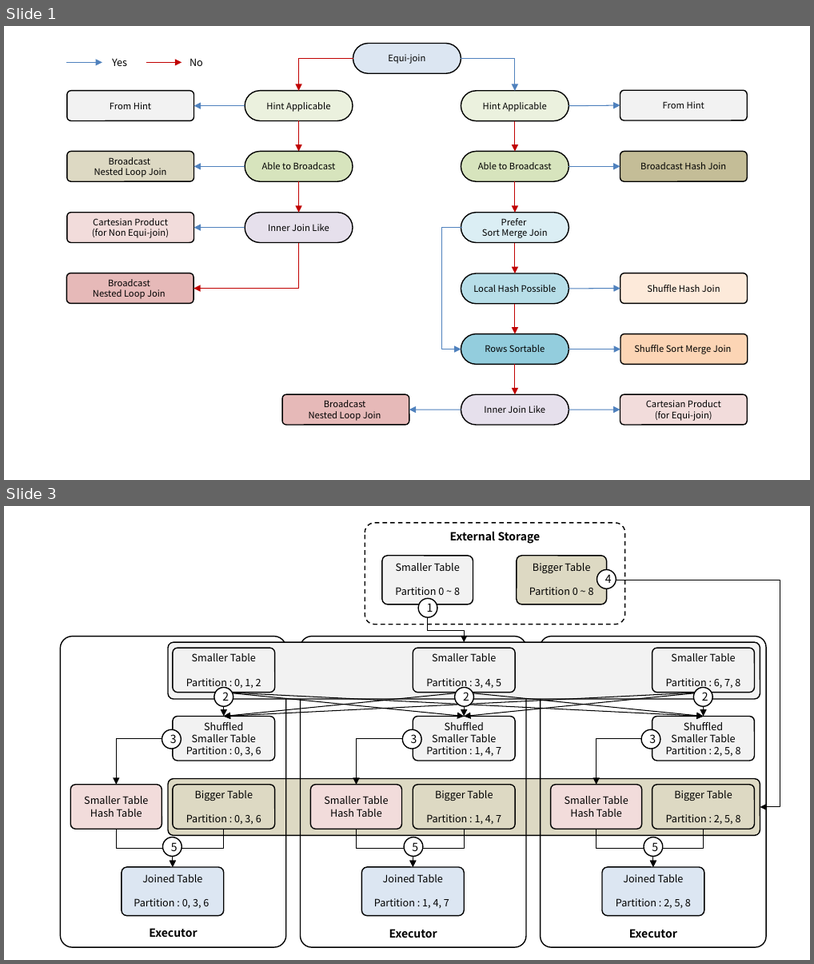
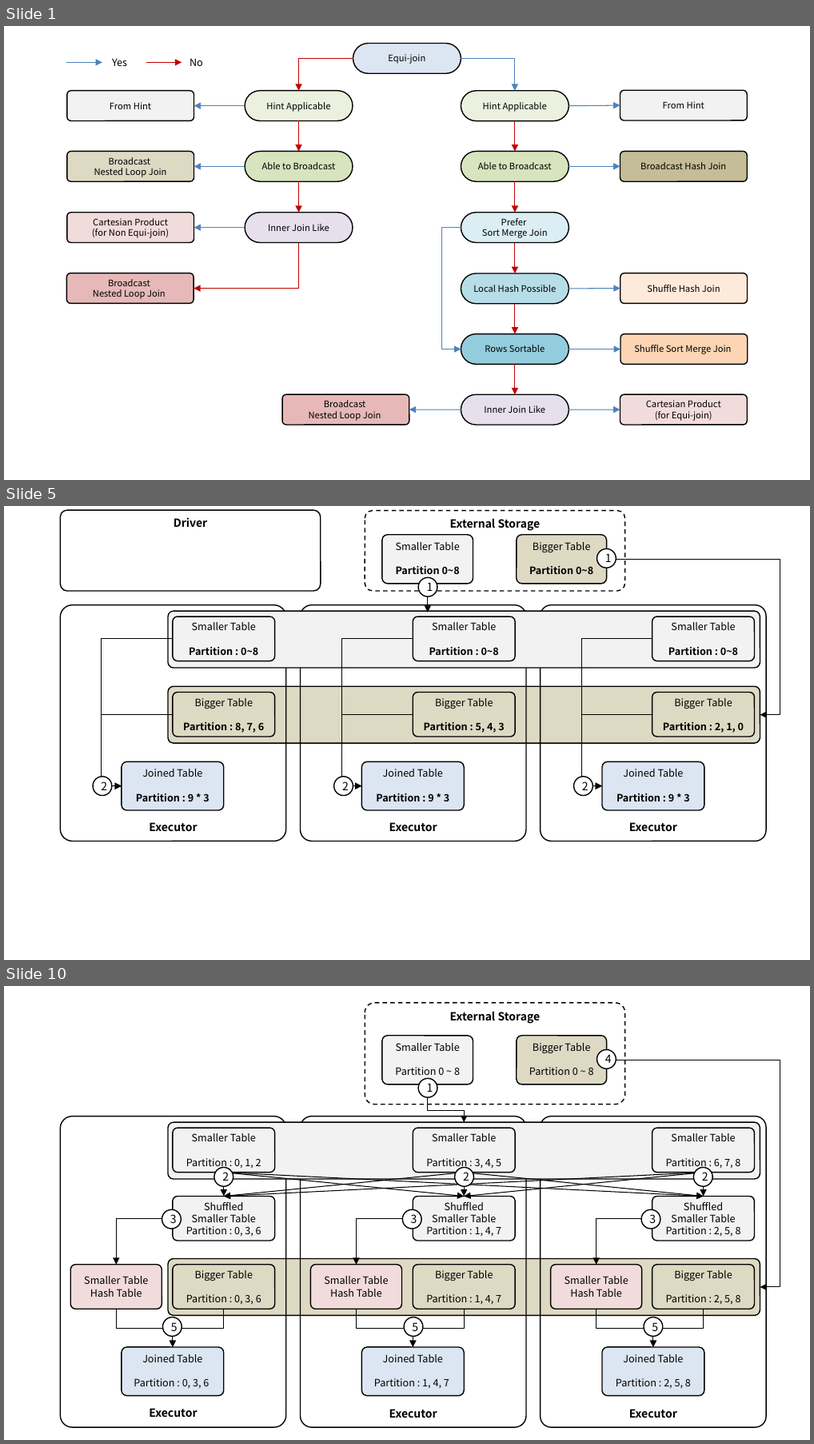
Before and after one commit to ssup2/blog-software, a slide deck: content/docs/theory-analysis/spark-join-strategy/images/images.pptx. Shown one above the other, each under a label of ours: slides 1 and 3 before the commit, slides 1, 5 and 10 after it; the slides between them are not shown. The pictures are 814x964 and 814x1444 pixels, drawn with LibreOffice and Linux fonts; fonts in the diff are those of the drawing. Boxes give left, top, right and bottom in pixels: in the first picture for what was removed or moved away, otherwise in the second. Text is boxed around its words. In the diff, an @@ line names an element or a change of style, - is before the commit and + after.

```diff
--- a/content/docs/theory-analysis/spark-join-strategy/images/images.pptx
+++ b/content/docs/theory-analysis/spark-join-strategy/images/images.pptx
@@ slide 5 added at box(4, 506, 810, 960), background #FFFFFF @@
@@ rounded rectangle added at box(61, 510, 321, 591), fill #FFFFFF, outline #000000 1 pt, 10 pt, text #000000, bold @@
+Driver
@@ rounded rectangle added at box(366, 511, 626, 592), outline #000000 1 pt dashed, 10 pt, text #000000, bold @@
+External Storage
@@ rounded rectangle added at box(382, 535, 474, 584), fill #F2F2F2, outline #000000 1 pt, 9 pt, text #000000 @@
+Smaller Table
+Partition 0~8
@@ rounded rectangle added at box(517, 535, 607, 584), fill #DDD9C3, outline #000000 1 pt, 9 pt, text #000000, bold @@
+Bigger Table
+Partition 0~8
@@ ellipse added at box(598, 548, 617, 568), fill #FFFFFF, outline #000000 1 pt, 10 pt, text #000000 @@
+1
@@ elbow arrow added from (607, 560) to (761, 715), #000000 0.75 pt @@
@@ ellipse added at box(418, 578, 438, 597), fill #FFFFFF, outline #000000 1 pt, 10 pt, text #000000 @@
+1
@@ arrow added from (428, 584) to (428, 612), #000000 0.75 pt @@
@@ rounded rectangle added at box(61, 605, 286, 840), outline #000000 1 pt, 10 pt, text #000000, bold @@
+Executor
@@ rounded rectangle added at box(168, 611, 761, 668), fill #F2F2F2, outline #000000 1 pt @@
@@ rounded rectangle added at box(173, 616, 275, 661), fill #F2F2F2, outline #000000 1 pt, 9 pt, text #000000, bold @@
+Smaller Table
+Partition : 0~8
@@ rounded rectangle added at box(301, 605, 526, 840), outline #000000 1 pt, 10 pt, text #000000, bold @@
+Executor
@@ rounded rectangle added at box(413, 616, 515, 661), fill #F2F2F2, outline #000000 1 pt, 9 pt, text #000000, bold @@
+Smaller Table
+Partition : 0~8
@@ rounded rectangle added at box(540, 605, 766, 840), outline #000000 1 pt, 10 pt, text #000000, bold @@
+Executor
@@ rounded rectangle added at box(652, 616, 754, 661), fill #F2F2F2, outline #000000 1 pt, 9 pt, text #000000, bold @@
+Smaller Table
+Partition : 0~8
@@ elbow arrow added from (173, 639) to (122, 786), #000000 0.75 pt @@
@@ elbow arrow added from (413, 639) to (362, 786), #000000 0.75 pt @@
@@ elbow arrow added from (652, 639) to (602, 786), #000000 0.75 pt @@
@@ rounded rectangle added at box(168, 686, 761, 742), fill #DDD9C3, outline #000000 1 pt @@
@@ rounded rectangle added at box(173, 692, 275, 736), fill #DDD9C3, outline #000000 1 pt, 9 pt, text #000000, bold @@
+Bigger Table
+Partition : 8, 7, 6
@@ rounded rectangle added at box(413, 692, 515, 736), fill #DDD9C3, outline #000000 1 pt, 9 pt, text #000000, bold @@
+Bigger Table
+Partition : 5, 4, 3
@@ rounded rectangle added at box(652, 692, 754, 736), fill #DDD9C3, outline #000000 1 pt, 9 pt, text #000000, bold @@
+Bigger Table
+Partition : 2, 1, 0
@@ elbow arrow added from (173, 714) to (122, 786), #000000 0.75 pt @@
@@ elbow arrow added from (413, 714) to (362, 786), #000000 0.75 pt @@
@@ elbow arrow added from (652, 714) to (602, 786), #000000 0.75 pt @@
@@ rounded rectangle added at box(122, 762, 224, 810), fill #DCE6F2, outline #000000 1 pt, 9 pt, text #000000, bold @@
+Joined Table
+Partition : 9 * 3
@@ rounded rectangle added at box(362, 762, 465, 810), fill #DCE6F2, outline #000000 1 pt, 9 pt, text #000000, bold @@
+Joined Table
+Partition : 9 * 3
@@ rounded rectangle added at box(602, 762, 705, 810), fill #DCE6F2, outline #000000 1 pt, 9 pt, text #000000, bold @@
+Joined Table
+Partition : 9 * 3
@@ ellipse added at box(93, 776, 112, 796), fill #FFFFFF, outline #000000 1 pt, 10 pt, text #000000 @@
+2
@@ ellipse added at box(334, 776, 353, 796), fill #FFFFFF, outline #000000 1 pt, 10 pt, text #000000 @@
+2
@@ ellipse added at box(574, 776, 594, 796), fill #FFFFFF, outline #000000 1 pt, 10 pt, text #000000 @@
+2
@@ what was slide 3 is now slide 10 @@
```
Also in this commit, not shown: 1 slide changed, 4 other slides added, 1 other file.
